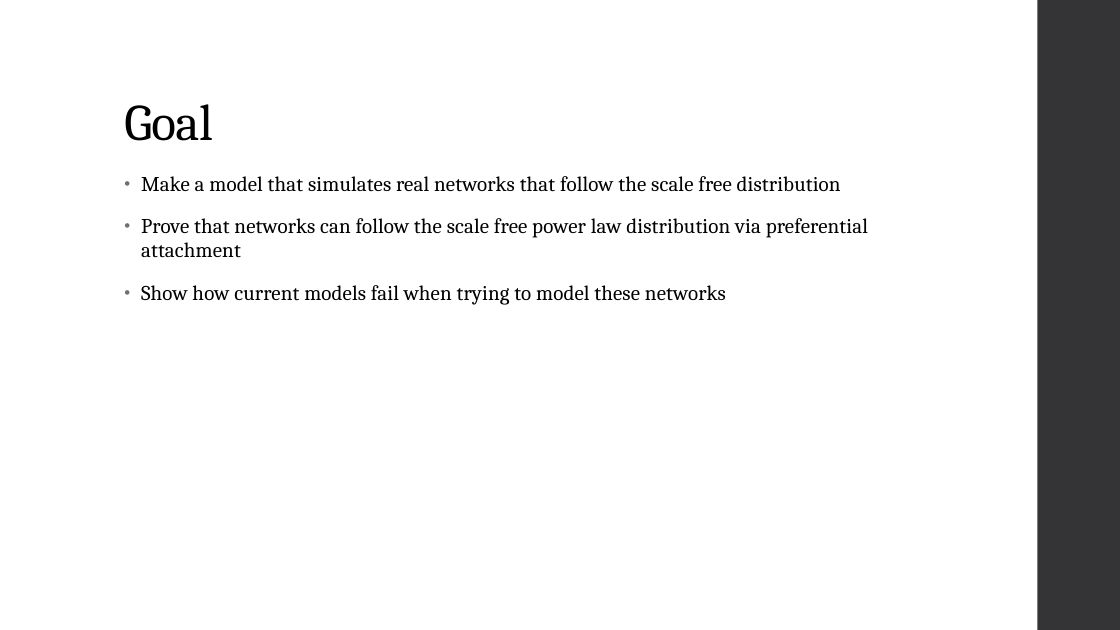
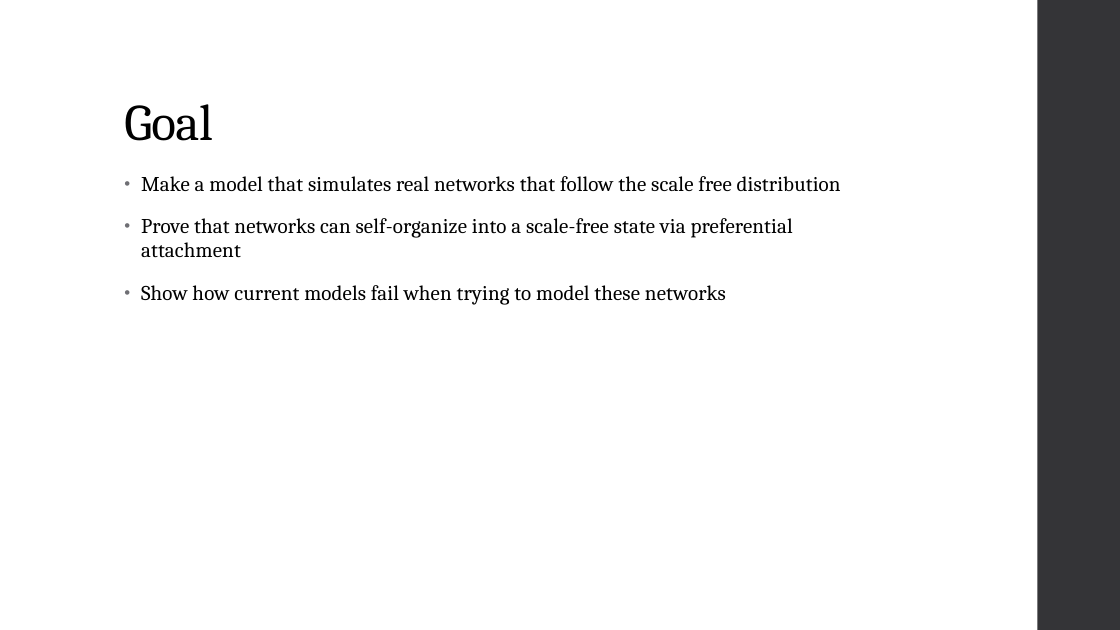
Before and after one commit to JefreyHildebrandt/UCF-Schoolwork, a slide deck: slide 5 of CAP6675 - Complex Adaptive Systems/EmergenceOfScalingPresentation/PresentationDraft2.pptx. Drawn at 1120x630 pixels with LibreOffice and Linux fonts; fonts in the diff are those of the drawing. Boxes give left, top, right and bottom in pixels: in the first picture for what was removed or moved away, otherwise in the second. Text is boxed around its words. In the diff, an @@ line names an element or a change of style, - is before the commit and + after.

Commit message:
update

```diff
--- a/CAP6675 - Complex Adaptive Systems/EmergenceOfScalingPresentation/PresentationDraft2.pptx
+++ b/CAP6675 - Complex Adaptive Systems/EmergenceOfScalingPresentation/PresentationDraft2.pptx
@@ text at [141,218,793,258]: text changed @@
-• Prove that networks can follow the scale free power law distribution via preferential attachment
+• Prove that networks can self-organize into a scale-free state via preferential attachment
```
